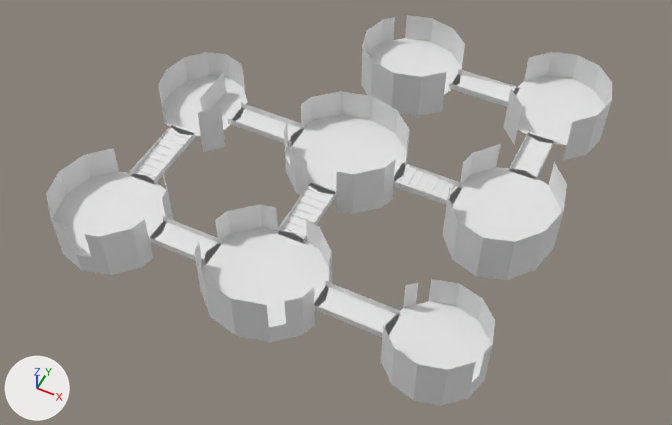
An edit to the glTF model activity/assets/sky/hallow2/anterose.gltf, drawn before and after from the same camera.
The view is the same before and after, from a 50 mm camera at (31.3, -83.1, 72.5) aimed at (1.4, -23.3, -2.3). The lights are fixed; the arrows at lower left show +X, +Y and +Z. The older version comes first. Materials are left out; every surface is plain grey. Vertices at exactly the same position are counted once.

The first picture shows 'La galerie des lanternes'.
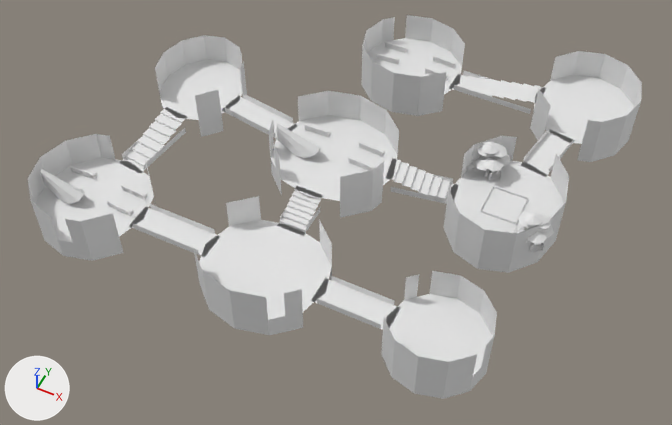
What differs and where, as boxes [x1, y1, x2, y2] in the pictures (672 x 425 px; the box of a moved part takes in the faces that stretch with it):
```json
{"object": "La galerie des lanternes", "change": "reshaped", "before": [46, 15, 612, 406], "after": [28, 15, 642, 399], "on screen": "8% wider"}
{"part": 1, "of": "me_mesh_0", "change": "moved or reshaped", "before": [381, 279, 495, 406], "after": [381, 271, 497, 399]}
{"part": 2, "of": "me_mesh_0", "change": "rebuilt", "before": [442, 52, 612, 280], "after": [444, 51, 642, 273], "on screen": "16% wider"}
{"part": 3, "of": "me_mesh_0", "change": "rebuilt", "before": [158, 52, 410, 214], "after": [155, 35, 399, 218], "on screen": "13% taller"}
{"part": 4, "of": "me_mesh_0", "change": "rebuilt", "before": [149, 204, 400, 342], "after": [130, 196, 400, 335], "on screen": "8% wider"}
{"part": 5, "of": "me_mesh_0", "change": "rebuilt", "before": [46, 148, 174, 275], "after": [28, 134, 156, 261]}
{"part": 6, "of": "me_mesh_0", "change": "deleted", "before": [394, 162, 463, 206]}
{"part": 7, "of": "me_mesh_0", "change": "deleted", "before": [277, 182, 336, 244]}
{"part": 8, "of": "me_mesh_0", "change": "deleted", "before": [130, 125, 195, 185]}
{"part": 9, "of": "me_mesh_0", "change": "deleted", "before": [200, 72, 226, 111]}
{"part": 10, "of": "me_mesh_0", "change": "built on", "before": [449, 69, 520, 107], "after": [41, 41, 574, 329]}
```

Edits to the scene script, one JSON object a line:
```json
{"block": "me_mesh_0", "where": "# used by ob_la_galerie_des_lanternes; location = (0.0, 0.0, 0.0)"}
{"op": "remove", "block": "me_mesh_0", "code": "me_mesh_0.from_pydata(...)  # 2114 vertices, 2524 faces; spans x -24.0..23.9, y -42.1..6.1, z -2.5..4.7"}
{"op": "add", "block": "me_mesh_0", "code": "me_mesh_0.from_pydata(...)  # 3717 vertices, 4341 faces; spans x -26.0..26.7, y -42.1..6.1, z -2.5..7.1"}
{"block": "me_mesh_0", "change": "me_mesh_0 part 1: the loose piece of 181 vertices spanning x 13.0..23.0, y -40.9..-31.1, z -1.9..4.1 is moved by (0.0, 0.0, 1.2)"}
{"block": "me_mesh_0", "change": "me_mesh_0 part 2: the loose piece of 477 vertices spanning x 12.1..23.9, y -25.0..6.1, z -1.9..4.1 is rebuilt with 487 vertices and now spans x 12.1..26.7, y -25.0..6.1, z -0.7..5.3"}
{"block": "me_mesh_0", "change": "me_mesh_0 part 3: the loose piece of 468 vertices spanning x -22.7..6.8, y -24.3..-11.7, z -1.3..4.7 is rebuilt with 455 vertices and now spans x -22.7..6.8, y -27.3..-12.7, z 1.1..7.1"}
{"block": "me_mesh_0", "change": "me_mesh_0 part 4: the loose piece of 335 vertices spanning x -12.8..13.7, y -42.0..-30.0, z -1.9..4.1 is rebuilt with 318 vertices and now spans x -14.8..13.7, y -42.0..-30.0, z -0.7..5.3"}
{"block": "me_mesh_0", "change": "me_mesh_0 part 5: the loose piece of 211 vertices spanning x -24.0..-12.0, y -42.1..-29.9, z -1.9..4.1 is rebuilt with 208 vertices and now spans x -26.0..-14.0, y -42.1..-29.9, z -0.7..5.3"}
{"block": "me_mesh_0", "change": "me_mesh_0 part 6: the loose piece of 54 vertices spanning x 6.0..12.9, y -19.5..-16.5, z 0.6..1.4 is deleted"}
{"block": "me_mesh_0", "change": "me_mesh_0 part 7: the loose piece of 54 vertices spanning x -1.5..1.5, y -30.8..-23.5, z 0.6..1.4 is deleted"}
{"block": "me_mesh_0", "change": "me_mesh_0 part 8: the loose piece of 54 vertices spanning x -19.5..-16.5, y -30.7..-22.6, z 0.6..1.4 is deleted"}
{"block": "me_mesh_0", "change": "me_mesh_0 part 9: the loose piece of 4 vertices spanning x -17.0, y -20.0..-15.0, z 1.2..4.2 is deleted"}
{"block": "me_mesh_0", "change": "me_mesh_0 part 10: 51 vertices removed from x 5.4..13.1, y -1.5..1.5, z 0.0..0.8; 1843 vertices added at x -25.8..23.8, y -37.9..2.9, z 0.0..6.9"}
```
